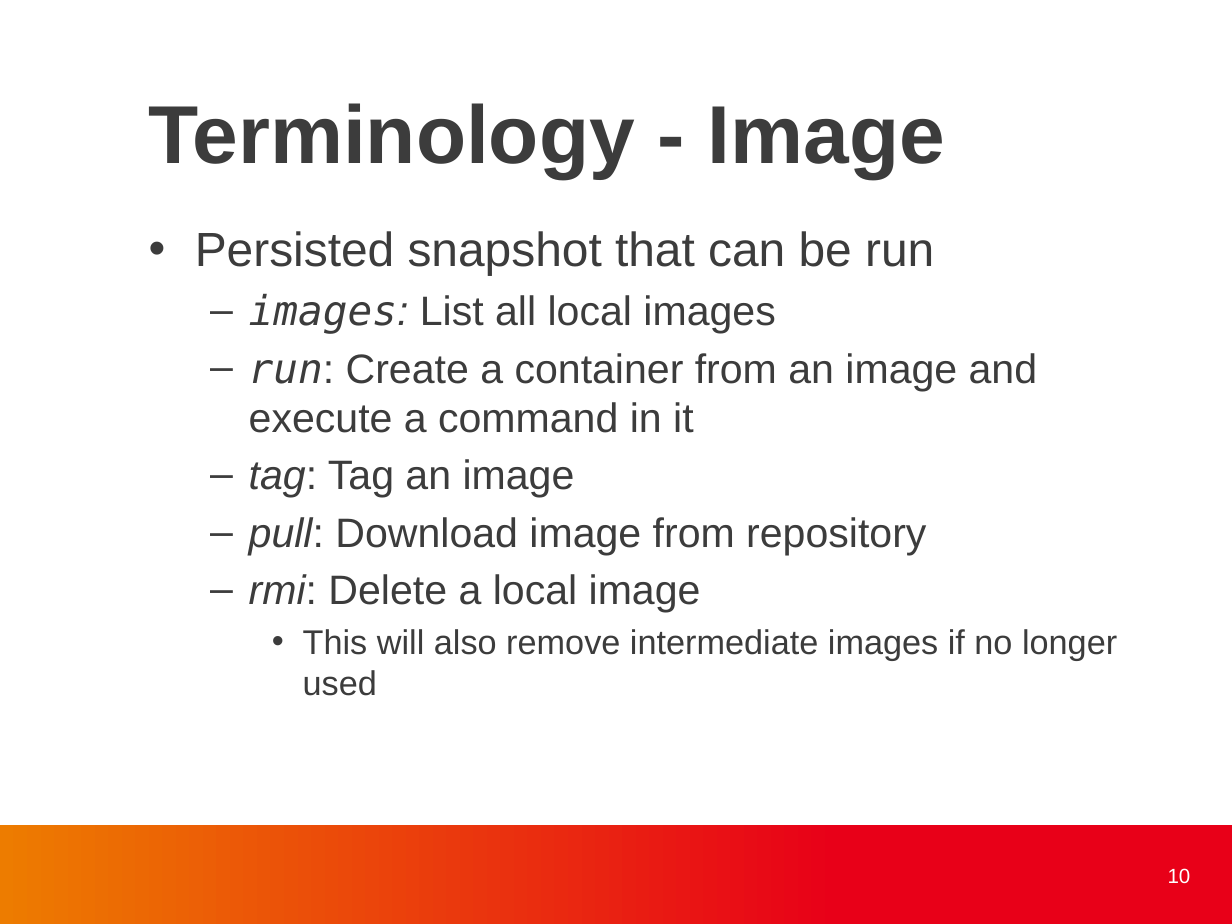
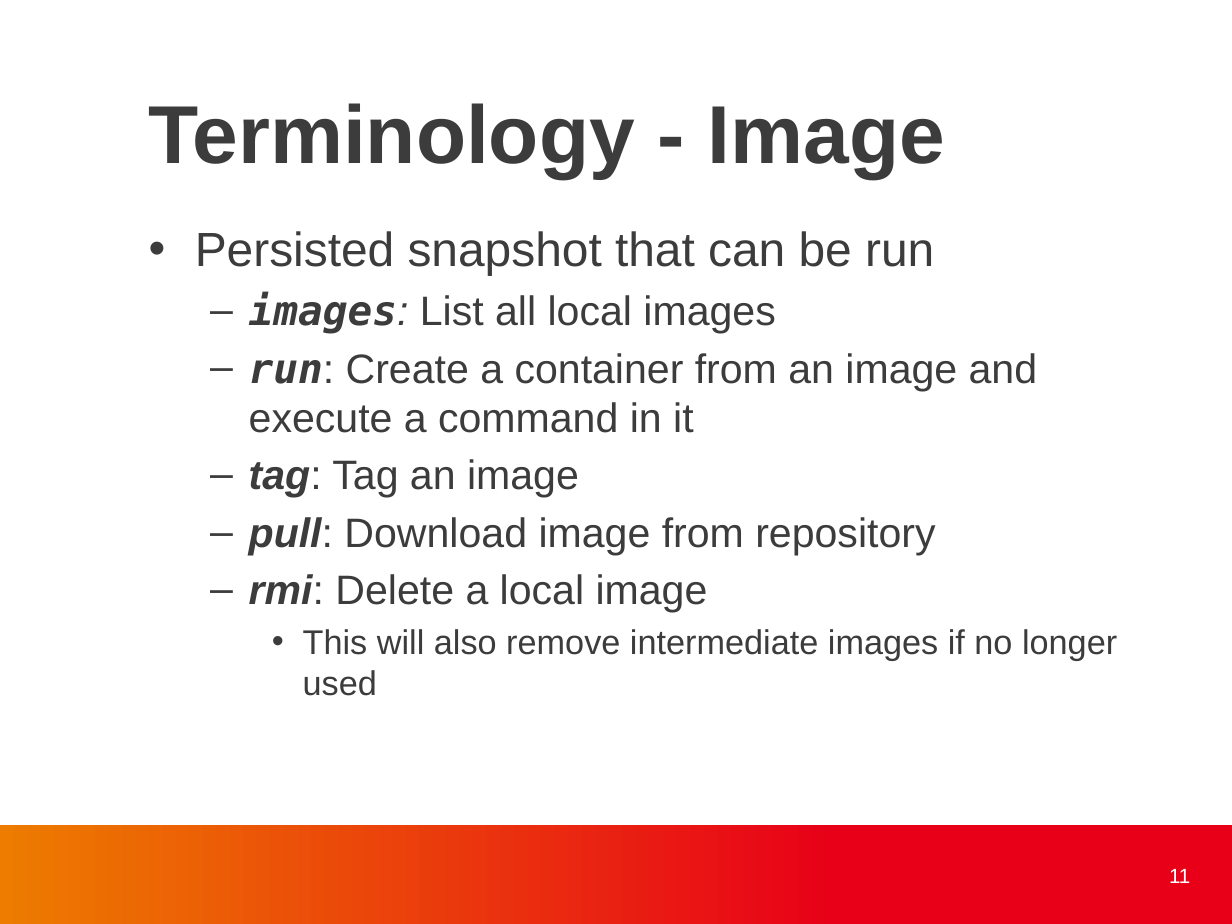
Before and after one commit to finneon/docker, a slide deck: slide 11 of docker_present.pptx (slide 10 before the commit). Drawn at 1232x924 pixels with LibreOffice and Linux fonts; fonts in the diff are those of the drawing; background and template pictures are left out. Boxes give left, top, right and bottom in pixels: in the first picture for what was removed or moved away, otherwise in the second. Text is boxed around its words. In the diff, an @@ line names an element or a change of style, - is before the commit and + after.

```diff
--- a/docker_present.pptx
+++ b/docker_present.pptx
@@ text at (249, 292, 1037, 613): bold on in "images:", "run:", "tag:", "pull:" and 1 more places @@
@@ page number at (1169, 869, 1190, 883): text changed @@
-10
+11
```
Also in this commit, not shown: 4 other slides changed, 2 slides added, 2 other files.
